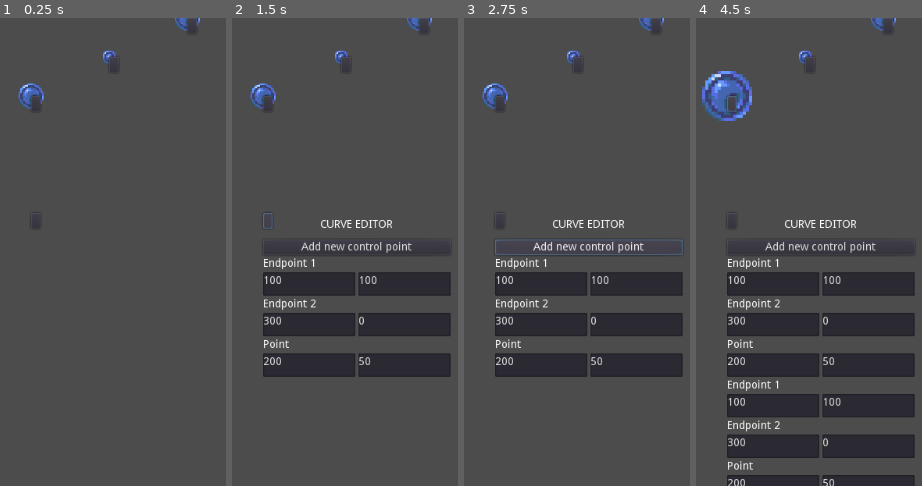
Above: before the commit, frames 1-4 (left to right).
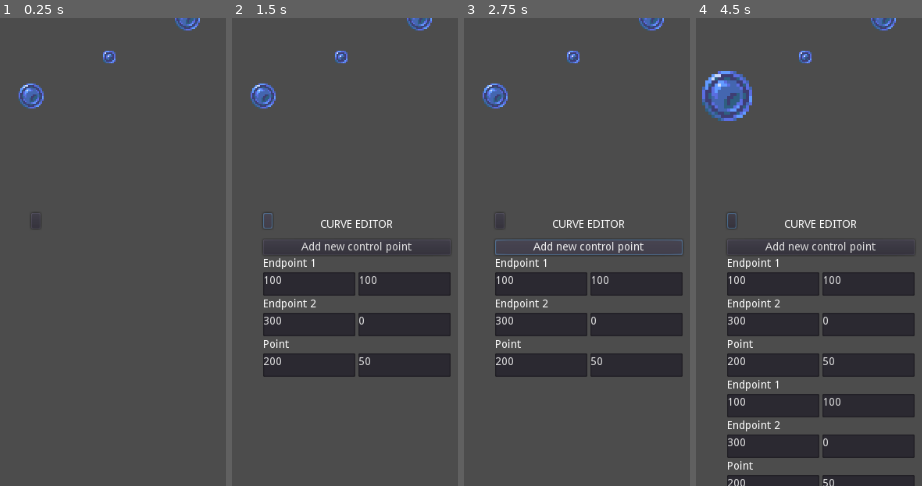
Above: after the commit, the same moments.

Repository: ZucchiniKing12/BezCurveMaker
Game: Godot game, scene res://Main/Main.tscn
The game is run twice, just before and just after one commit, with the same random seed, the same clock (stepped at 60 frames per second) and the same inputs.
Inputs (mouse positions are in pixels of both pictures, inside the frame that each line leads up to):
- Up to frame 1 (0.25 s): no input
- Up to frame 2 (1.5 s): click (268, 102) at 0.52 s; click (268, 219) at 1.25 s
- Up to frame 3 (2.75 s): click "Add new control point" at 2 s
- Up to frame 4 (4.5 s): click "Add new control point" at 2.75 s; click (732, 219) at 3.5 s; click (732, 102) at 4.27 s

The runs differ from the first frame. In frame 1, 0.3% of the frame differs, in the area x 13-88%, y 0-20%; in frame 2, 0.3%; in frame 3, 0.3%; in frame 4, 0.4%, in the area x 13-88%, y 0-46%.

Commit message:
Existing points on a curve can now be edited
to do next:
-adding new points
-adding new curves
-make a trello board

Diff:
--- a/BezCurve/ControlPoint.gd
+++ b/BezCurve/ControlPoint.gd
@@ -8,7 +8,7 @@
 var t2 = preload("res://BezCurve/small_point.png")
 
 func _ready():
-	$Button.connect("button_down", self, 'on_button_down')
+	pass#$Button.connect("button_down", self, 'on_button_down')
 
 func _process(delta):
 	var mouse_coords = get_global_mouse_position()
--- a/BezCurve/ControlPoint.tscn
+++ b/BezCurve/ControlPoint.tscn
@@ -8,7 +8,3 @@
 
 [node name="Sprite" type="Sprite" parent="."]
 texture = ExtResource( 2 )
-
-[node name="Button" type="Button" parent="."]
-margin_right = 12.0
-margin_bottom = 20.0
--- a/UI/EditMenu/ControlPointEditor.gd
+++ b/UI/EditMenu/ControlPointEditor.gd
@@ -22,3 +22,6 @@
 
 func _text_changed():
 	value = Vector2( float($Values/X.text), float($Values/Y.text) )
+	print(self)
+	print(value)
+	get_parent().update_curve()
--- a/UI/EditMenu/CurveEditor.gd
+++ b/UI/EditMenu/CurveEditor.gd
@@ -7,6 +7,9 @@
 	visible = is_open
 
 var current_curve
+
+var endpoint_editors: Array
+var anchor_editors: Array
 
 func set_curve(curve):
 	current_curve = curve
@@ -25,7 +28,18 @@
 	if newCPE.is_endpoint:
 		newCPE.label_text = 'Endpoint ' + str(cpoint.endpoint_index)
 	newCPE.value = cpoint.position
+	if newCPE.is_endpoint:
+		endpoint_editors.push_back(newCPE)
+	else:
+		print(newCPE)
+		anchor_editors.push_back(newCPE)
 	add_child(newCPE)
+
+func update_curve():
+	for n in [0,1]:
+		current_curve.endpoints[n].position = endpoint_editors[n].value
+	for n in range(len(anchor_editors)):
+		current_curve.anchors[n].position = anchor_editors[n].value
 
 var is_open := false
 
